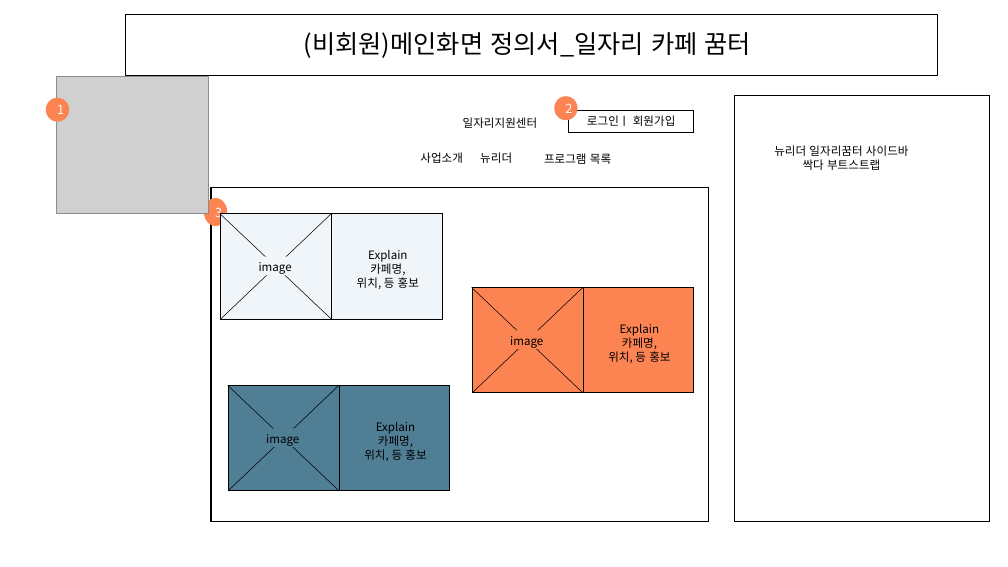
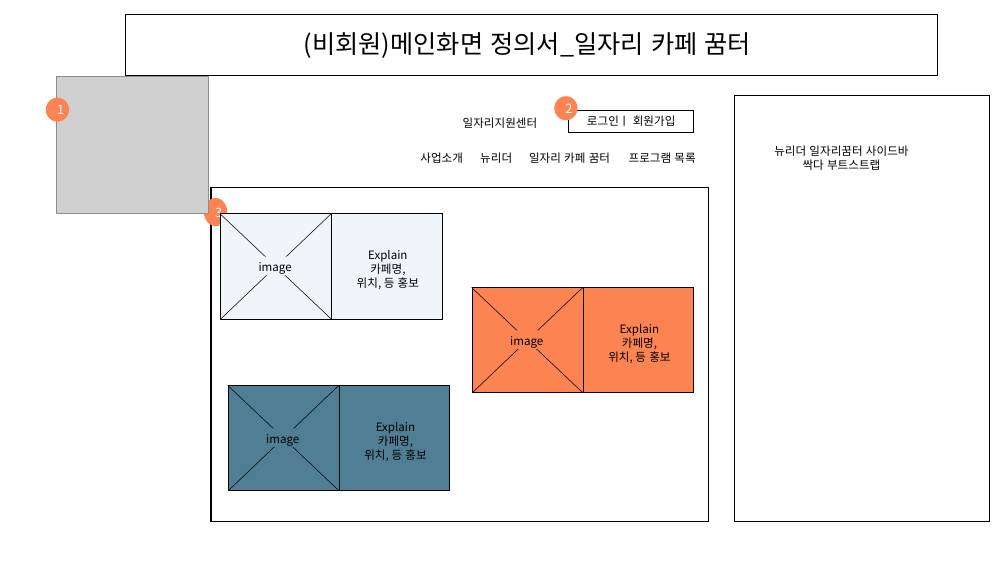
Before and after one commit to Sikeru/JOBJAVA, a slide deck: slide 2 of project/화면정의서/일자리카페 꿈터0.1.pptx. Drawn at 1008x567 pixels with LibreOffice and Linux fonts; fonts in the diff are those of the drawing; grey boxes stand for pictures. Boxes give left, top, right and bottom in pixels: in the first picture for what was removed or moved away, otherwise in the second. Text is boxed around its words. In the diff, an @@ line names an element or a change of style, - is before the commit and + after.

```diff
--- a/project/화면정의서/일자리카페 꿈터0.1.pptx
+++ b/project/화면정의서/일자리카페 꿈터0.1.pptx
@@ text "프로그램 목록": place and size @@
-text "프로그램 목록" at box(544, 153, 611, 164)
+text "프로그램 목록" at box(629, 152, 695, 163)
@@ text added at box(529, 152, 610, 163), 11 pt, text #000000 @@
+일자리 카페 꿈터
```
Also in this commit, not shown: 12 other slides changed, 5 slides removed, 1 other file.
